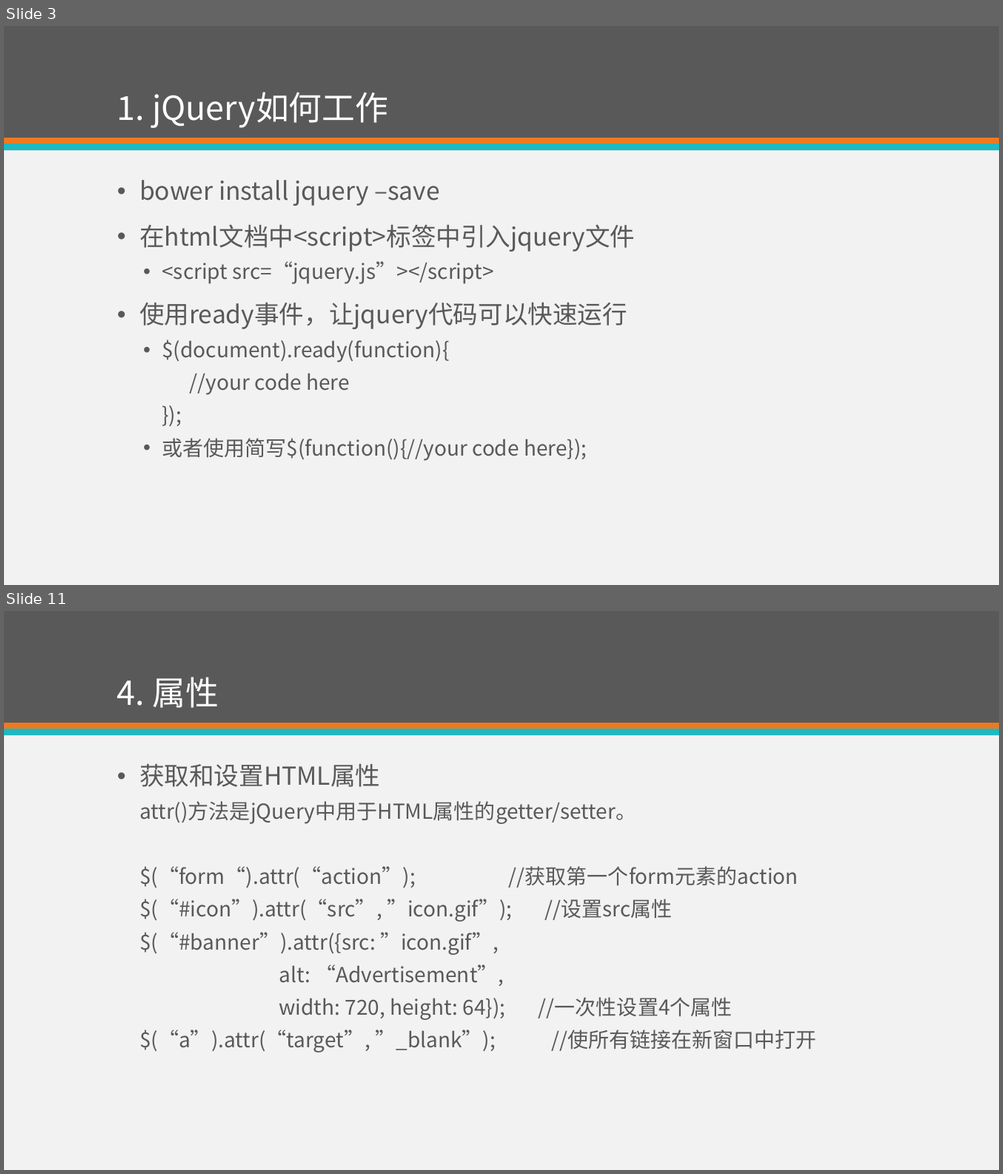
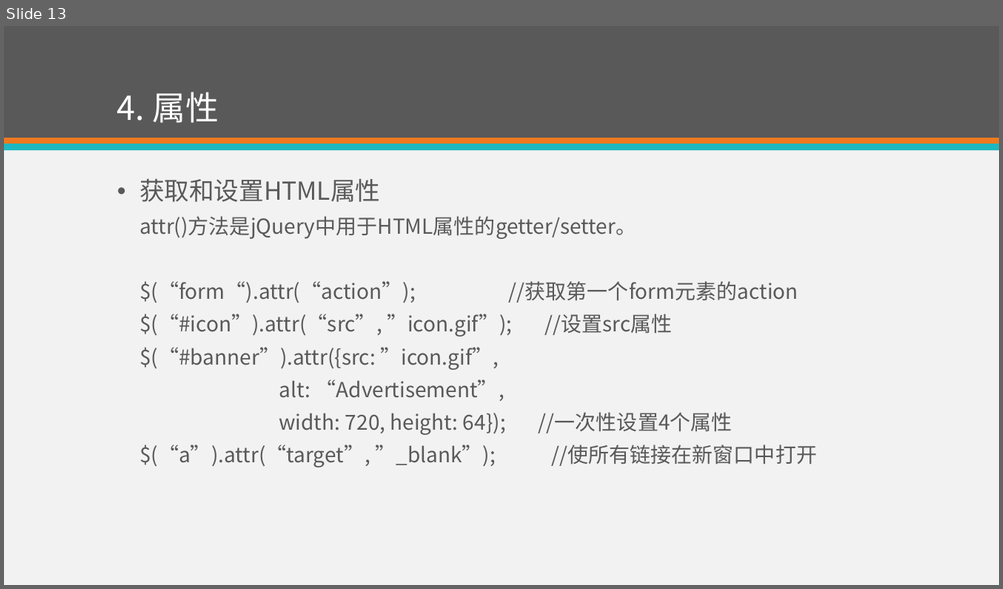
Before and after one commit to eventao/courseware, a slide deck: ppt/http.pptx. Shown one above the other, each under a label of ours: slides 3 and 11 before the commit, slide 13 after it; the slides between them are not shown. The pictures are 1003x1174 and 1003x589 pixels, drawn with LibreOffice and Linux fonts; fonts in the diff are those of the drawing. Boxes give left, top, right and bottom in pixels: in the first picture for what was removed or moved away, otherwise in the second. Text is boxed around its words. In the diff, an @@ line names an element or a change of style, - is before the commit and + after.

```diff
--- a/ppt/http.pptx
+++ b/ppt/http.pptx
@@ slide 3 removed at box(4, 26, 999, 585), background #F2F2F2; not listed: 3 template elements that a slide beside it also shows @@
@@ title removed at box(117, 92, 388, 128) @@
-1. jQuery如何工作
@@ text removed at box(139, 180, 634, 461) @@
-• bower install jquery –save
-• 在html文档中<script>标签中引入jquery文件
-  • <script src=“jquery.js”></script>
-• 使用ready事件，让jquery代码可以快速运行
-  • $(document).ready(function){
-  //your code here
-  });
-  • 或者使用简写$(function(){//your code here});
@@ what was slide 11 is now slide 13 @@
```
Also in this commit, not shown: 3 slides changed, 9 slides added, 6 other slides removed.
